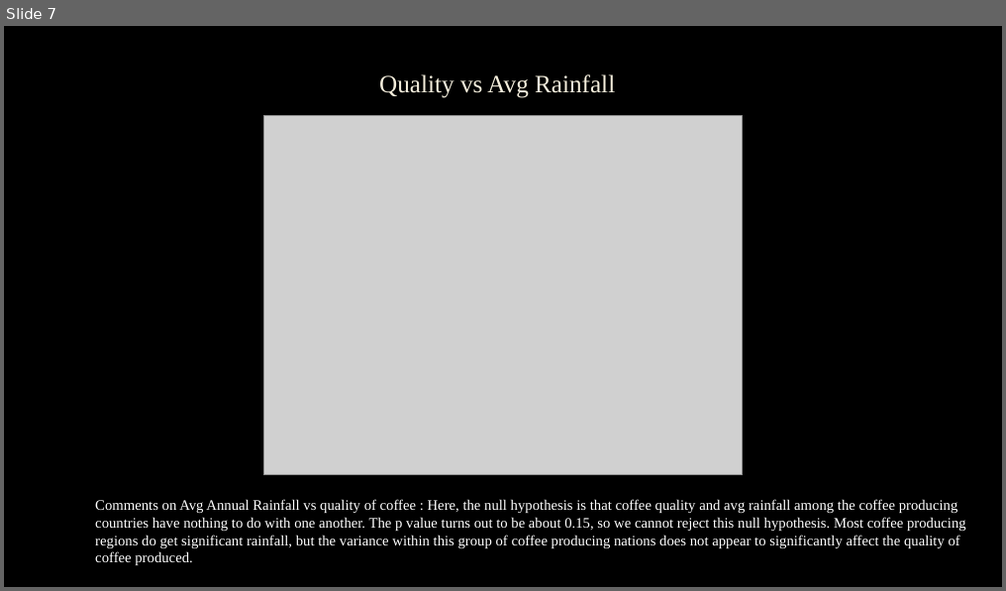
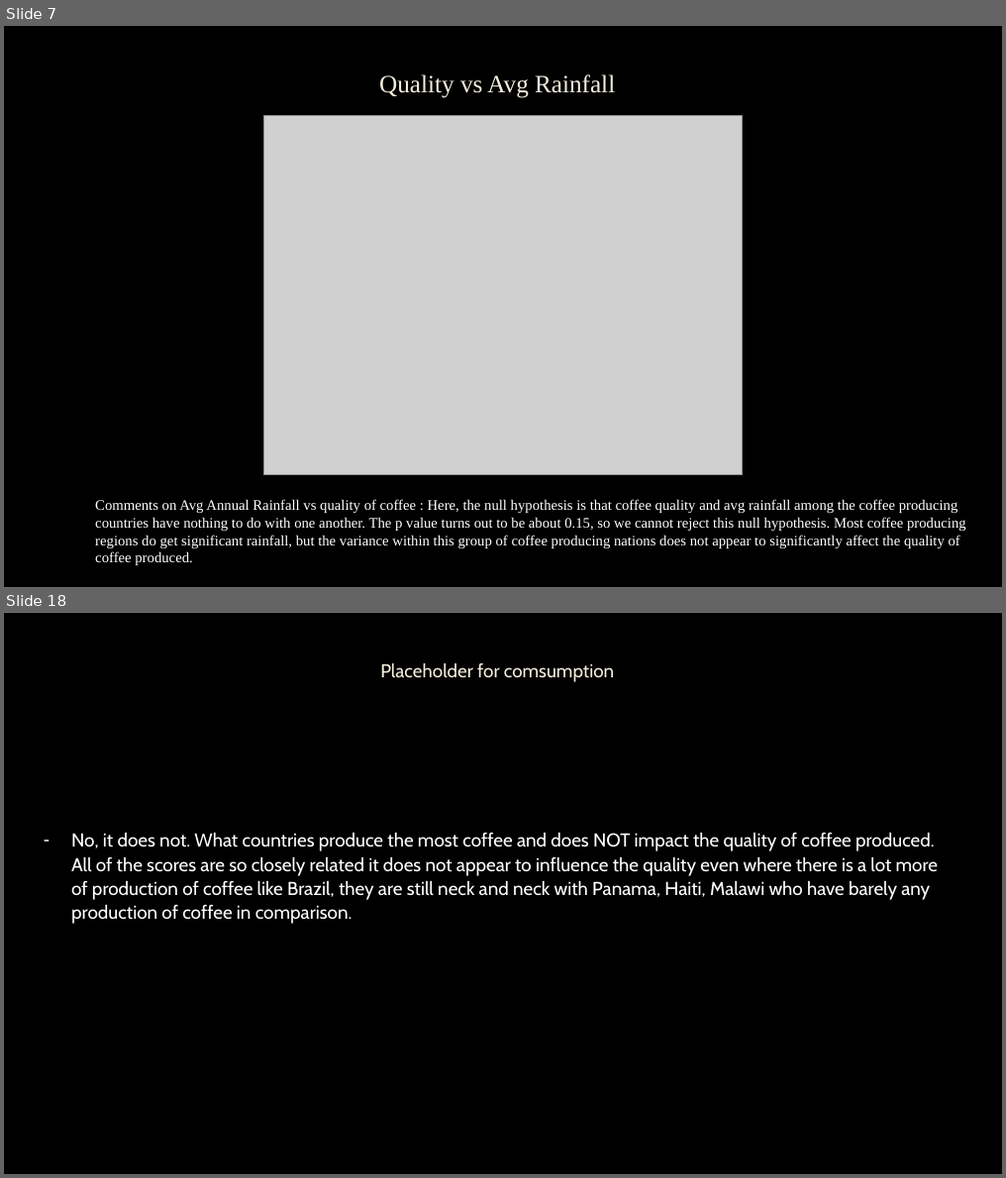
Before and after one commit to colinroberts-data-analytics-portfolio/project1, a slide deck: A Study of Coffee Production.pptx. Shown one above the other, each under a label of ours: slide 7 before the commit, slides 7 and 18 after it; the slides between them are not shown. The pictures are 1006x591 and 1006x1178 pixels, drawn with LibreOffice and Linux fonts; fonts in the diff are those of the drawing; grey boxes stand for pictures; background and template pictures are left out. Boxes give left, top, right and bottom in pixels: in the first picture for what was removed or moved away, otherwise in the second. Text is boxed around its words. In the diff, an @@ line names an element or a change of style, - is before the commit and + after.

```diff
--- a/A Study of Coffee Production.pptx
+++ b/A Study of Coffee Production.pptx
@@ slide 18 added at (4, 613, 1002, 1174), background picture (left out) @@
@@ title added at (380, 663, 614, 682), 18 pt, text #F4EEDC @@
+Placeholder for comsumption
@@ text added at (71, 832, 938, 924), 18 pt, text #FFFFFF @@
+– No, it does not. What countries produce the most coffee and does NOT impact the quality of coffee produced. All of the scores are so closely related it does not appear to influence the quality even where there is a lot more of production of coffee like Brazil, they are still neck and neck with Panama, Haiti, Malawi who have barely any production of coffee in comparison.
```
Also in this commit, not shown: 1 slide changed, 10 other slides added.
